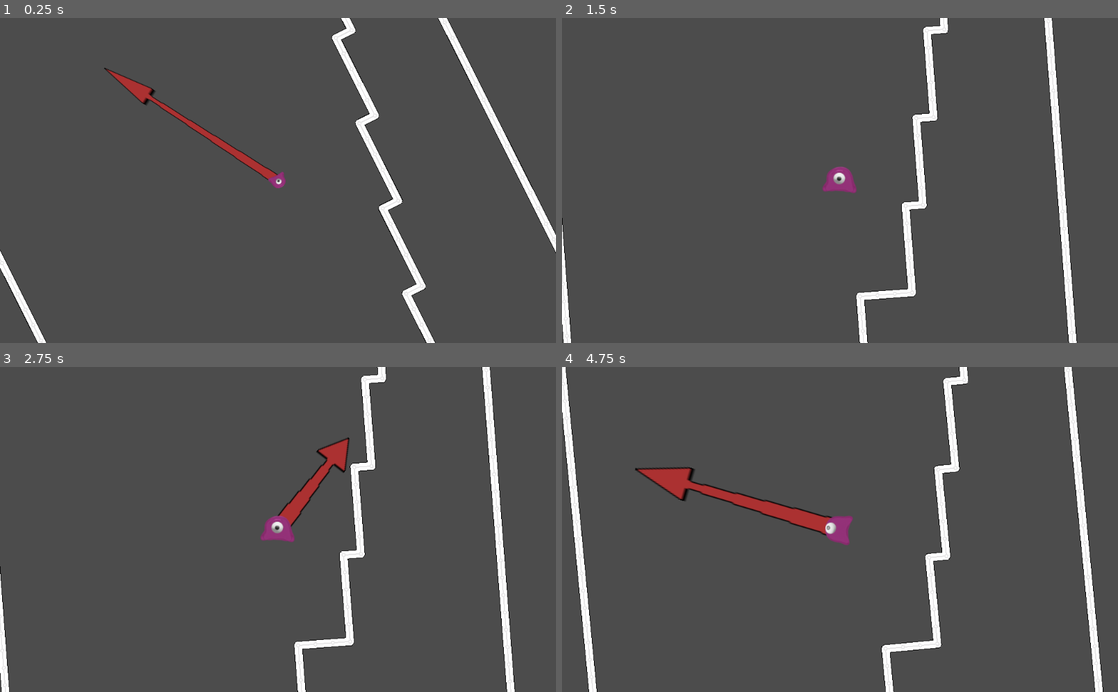
Above: before the commit, frames 1-4 (two rows, left to right).
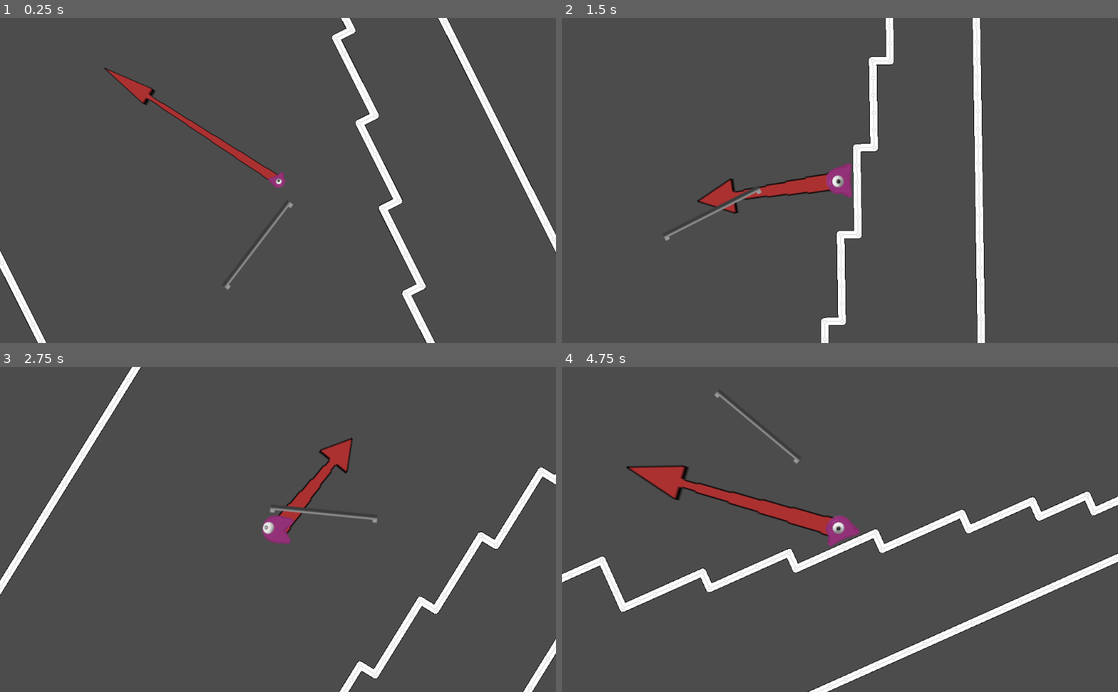
Above: after the commit, the same moments.

Repository: vinpogo/gd_Blob
Game: Godot game, scene res://World.tscn
Same seed, same stepped clock (60 frames per second), same inputs: the game is played once before the commit and once after it.
Inputs (mouse positions are in pixels of both pictures, inside the frame that each line leads up to):
- Up to frame 1 (0.25 s): no input
- Up to frame 2 (1.5 s): move the mouse to (962, 164) at 0.52 s; click (962, 164) at 0.77 s; move the mouse to (728, 196) at 1.27 s
- Up to frame 3 (2.75 s): click (166, 545) at 1.52 s; move the mouse to (333, 458) at 2.02 s
- Up to frame 4 (4.75 s): move the mouse to (812, 594) at 2.77 s; click (812, 594) at 3.02 s; move the mouse to (1006, 578) at 3.52 s; click (1006, 578) at 3.77 s; move the mouse to (673, 480) at 4.27 s; click (673, 480) at 4.52 s

The runs differ from the first frame. In frame 1, 0.1% of the frame differs, in the area x 40-53%, y 50-84%; in frame 2, 8.7%; in frame 3, 7.8%; in frame 4, 10%, in the area x 0-100%, y 0-100%.

Commit message:
added oneway collision

Diff:
--- a/World.tscn
+++ b/World.tscn
@@ -1,13 +1,14 @@
-[gd_scene load_steps=10 format=2]
+[gd_scene load_steps=11 format=2]
 
 [ext_resource path="res://test.tres" type="TileSet" id=1]
 [ext_resource path="res://TileMap.gd" type="Script" id=2]
 [ext_resource path="res://Area2D.gd" type="Script" id=3]
 [ext_resource path="res://objects/mapObjects/Sticky.tscn" type="PackedScene" id=4]
 [ext_resource path="res://objects/mapObjects/Bounce.tscn" type="PackedScene" id=5]
-[ext_resource path="res://objects/player/BlobCharacter.tscn" type="PackedScene" id=6]
-[ext_resource path="res://objects/player/BlobCamera.tscn" type="PackedScene" id=7]
-[ext_resource path="res://objects/mapObjects/HUD.tscn" type="PackedScene" id=8]
+[ext_resource path="res://objects/mapObjects/OneWay.tscn" type="PackedScene" id=6]
+[ext_resource path="res://objects/player/BlobCharacter.tscn" type="PackedScene" id=7]
+[ext_resource path="res://objects/player/BlobCamera.tscn" type="PackedScene" id=8]
+[ext_resource path="res://objects/mapObjects/HUD.tscn" type="PackedScene" id=9]
 
 [sub_resource type="RectangleShape2D" id=1]
 extents = Vector2( 101.573, 60.2662 )
@@ -54,20 +55,24 @@
 [node name="Bounce" parent="Map" instance=ExtResource( 5 )]
 position = Vector2( 842.651, 273.6 )
 
-[node name="Players" type="Node2D" parent="."]
+[node name="OneWay" parent="Map" instance=ExtResource( 6 )]
+position = Vector2( 580.27, 156.376 )
+rotation = -2.02458
+
+[node name="Player" type="Node2D" parent="."]
 position = Vector2( 455.378, 69.3406 )
 
-[node name="Blob" parent="Players" instance=ExtResource( 6 )]
+[node name="Blob" parent="Player" instance=ExtResource( 7 )]
 collision_layer = 3
 GRAVITY = 18
 JUMP_FORCE = 5.5
 
-[node name="BlobCamera" parent="Players" instance=ExtResource( 7 )]
+[node name="BlobCamera" parent="Player" instance=ExtResource( 8 )]
 
-[node name="HUD" parent="." instance=ExtResource( 8 )]
+[node name="HUD" parent="." instance=ExtResource( 9 )]
 [connection signal="body_entered" from="Map/BounceArea" to="Map/BounceArea" method="_on_BounceArea_body_entered"]
 [connection signal="body_exited" from="Map/BounceArea" to="Map/BounceArea" method="_on_BounceArea_body_exited"]
-[connection signal="bounce" from="Map/BounceArea" to="Players/Blob" method="_on_BounceArea_bounce"]
+[connection signal="bounce" from="Map/BounceArea" to="Player/Blob" method="_on_BounceArea_bounce"]
 [connection signal="body_entered" from="Map/BounceArea2" to="Map/BounceArea2" method="_on_BounceArea_body_entered"]
 [connection signal="body_exited" from="Map/BounceArea2" to="Map/BounceArea2" method="_on_BounceArea_body_exited"]
-[connection signal="bounce" from="Map/BounceArea2" to="Players/Blob" method="_on_BounceArea_bounce"]
+[connection signal="bounce" from="Map/BounceArea2" to="Player/Blob" method="_on_BounceArea_bounce"]
--- /dev/null
+++ b/objects/mapObjects/OneWay.gd
@@ -0,0 +1,4 @@
+extends StaticBody2D
+
+func get_type():
+	return "sticky"
--- /dev/null
+++ b/objects/mapObjects/OneWay.tscn
@@ -0,0 +1,18 @@
+[gd_scene load_steps=4 format=2]
+
+[ext_resource path="res://objects/mapObjects/OneWay.gd" type="Script" id=1]
+[ext_resource path="res://gfx/ow_platform.png" type="Texture" id=2]
+
+[sub_resource type="RectangleShape2D" id=1]
+extents = Vector2( 98.5406, 3.23989 )
+
+[node name="StaticBody2D" type="StaticBody2D"]
+script = ExtResource( 1 )
+
+[node name="CollisionShape2D" type="CollisionShape2D" parent="."]
+position = Vector2( 0, -3 )
+shape = SubResource( 1 )
+one_way_collision = true
+
+[node name="Sprite" type="Sprite" parent="."]
+texture = ExtResource( 2 )
--- a/objects/player/BlobCharacter.tscn
+++ b/objects/player/BlobCharacter.tscn
@@ -87,7 +87,7 @@
 z_index = 1
 frames = SubResource( 2 )
 animation = "idle"
-frame = 13
+frame = 10
 playing = true
 
 [node name="aim" type="Sprite" parent="."]
Not shown, added: gfx/ow_platform.png.import
